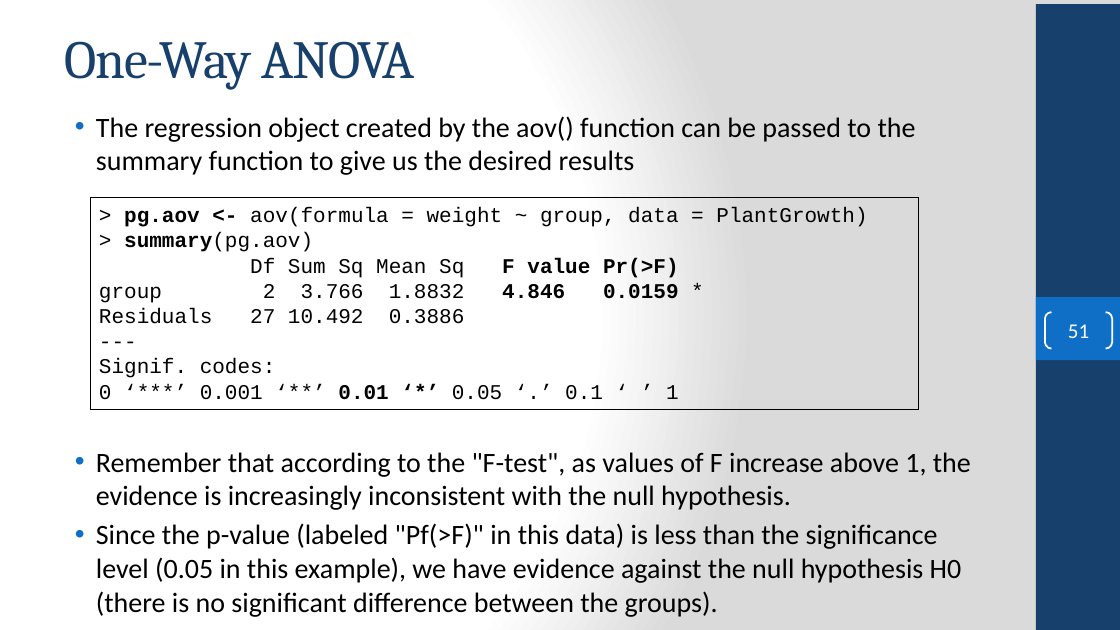
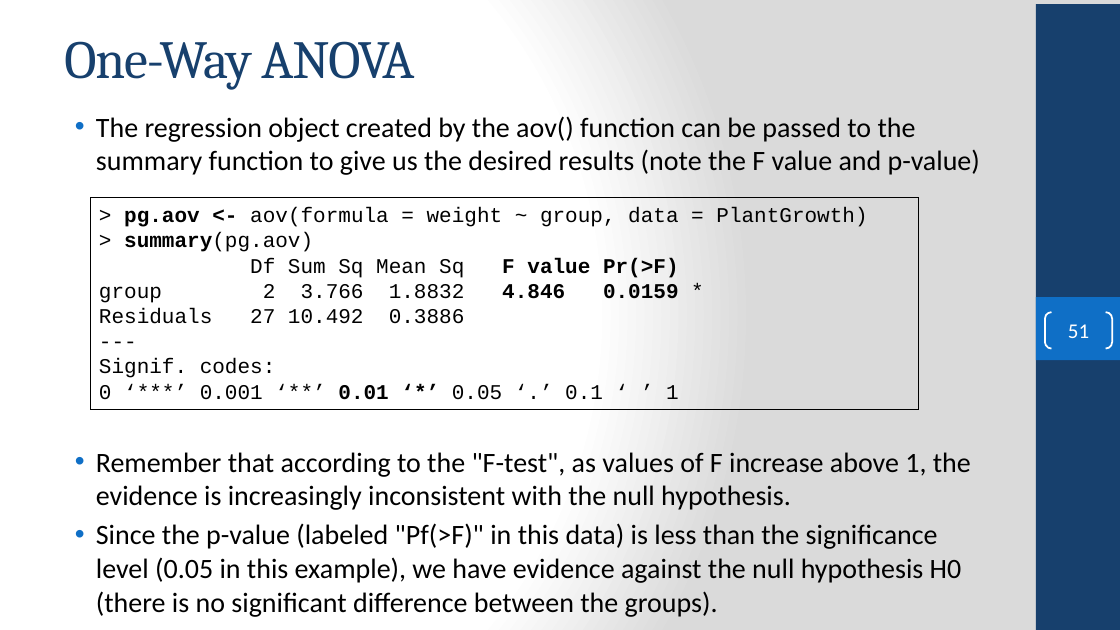
Before and after one commit to FSCJ-COP2073C/cop2073c-FullContent, a slide deck: slide 51 of slides/COP2073C-Module8.pptx. Drawn at 1120x630 pixels with LibreOffice and Linux fonts; fonts in the diff are those of the drawing; background and template pictures are left out. Boxes give left, top, right and bottom in pixels: in the first picture for what was removed or moved away, otherwise in the second. Text is boxed around its words. In the diff, an @@ line names an element or a change of style, - is before the commit and + after.

```diff
--- a/slides/COP2073C-Module8.pptx
+++ b/slides/COP2073C-Module8.pptx
@@ text at (x1=96, y1=116, x2=980, y2=175): text changed @@
-• The regression object created by the aov() function can be passed to the summary function to give us the desired results
+• The regression object created by the aov() function can be passed to the summary function to give us the desired results (note the F value and p-value)
```
Also in this commit, not shown: 4 other slides changed, 1 other file.
